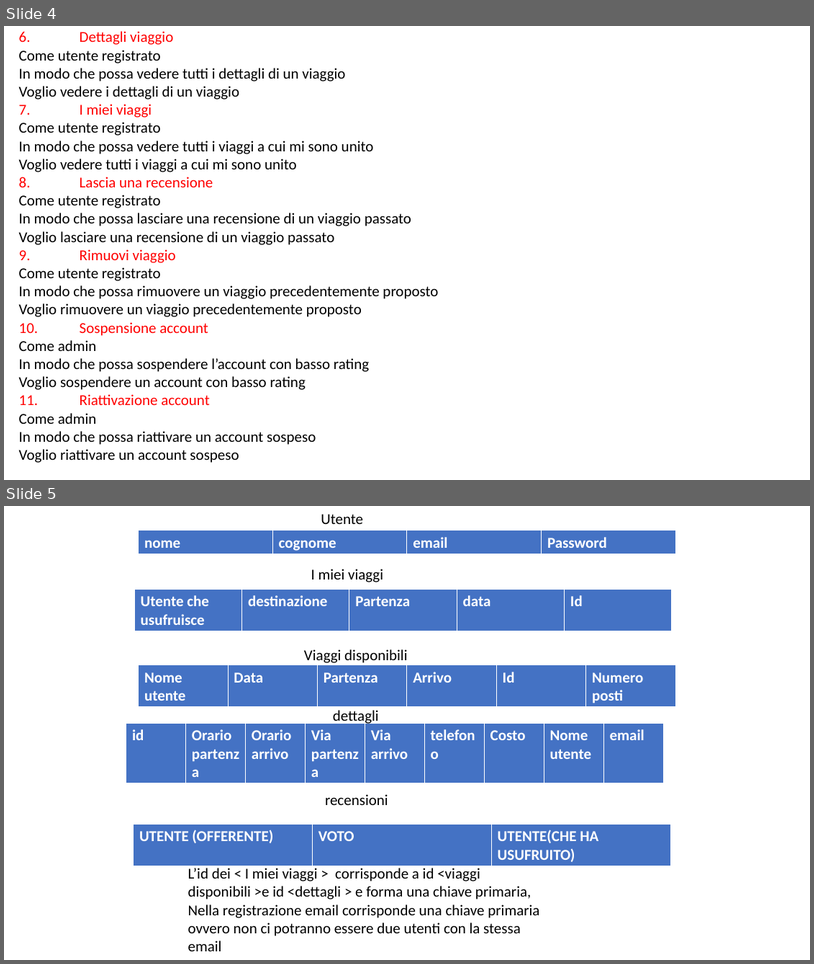
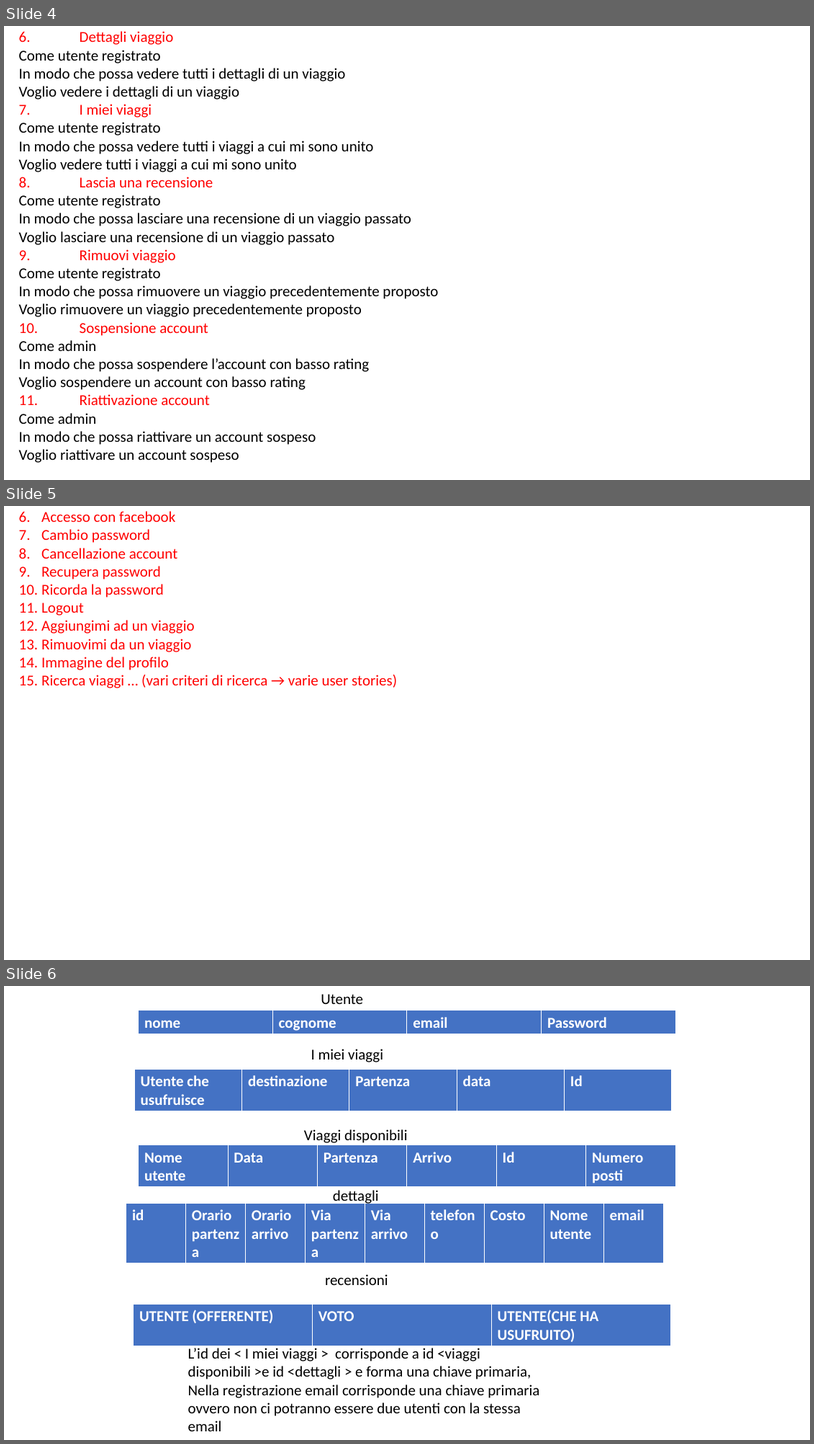
Before and after one commit to Sindriffo/LabSicurezza, a slide deck: PROGE2.pptx. Shown one above the other, each under a label of ours: slides 4 and 5 before the commit, slides 4, 5 and 6 after it. The pictures are 814x964 and 814x1444 pixels, drawn with LibreOffice and Linux fonts; fonts in the diff are those of the drawing. Boxes give left, top, right and bottom in pixels: in the first picture for what was removed or moved away, otherwise in the second. Text is boxed around its words. In the diff, an @@ line names an element or a change of style, - is before the commit and + after.

Commit message:
user stories

```diff
--- a/PROGE2.pptx
+++ b/PROGE2.pptx
@@ slide 5 added at box(4, 506, 810, 960), background #FFFFFF @@
@@ text added at box(41, 511, 397, 688), 18 pt, text #FF0000 @@
+6. Accesso con facebook
+7. Cambio password
+8. Cancellazione account
+9. Recupera password
+10. Ricorda la password
+11. Logout
+12. Aggiungimi ad un viaggio
+13. Rimuovimi da un viaggio
+14. Immagine del profilo
+15. Ricerca viaggi … (vari criteri di ricerca → varie user stories)
@@ what was slide 5 is now slide 6 @@
```
Also in this commit, not shown: 4 other files.
